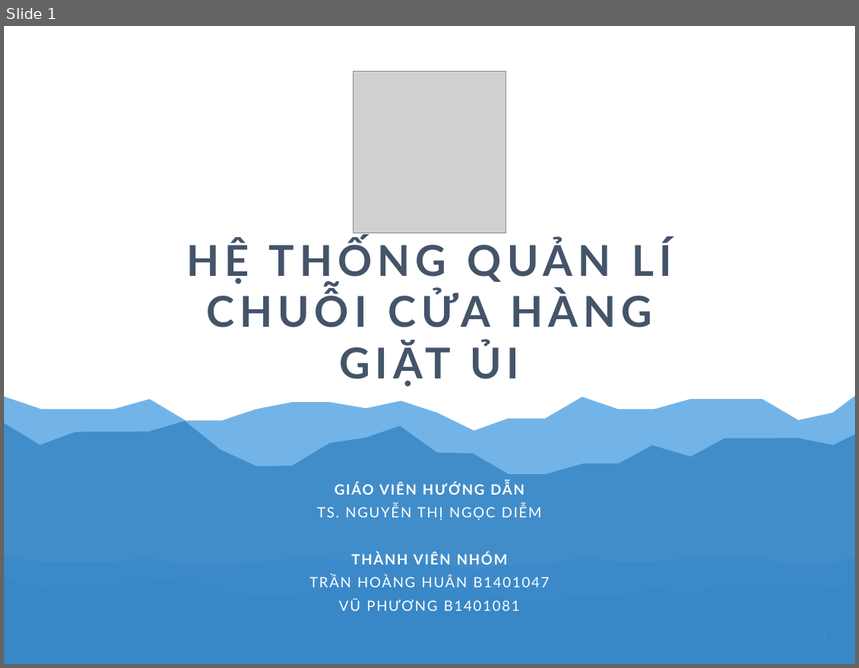
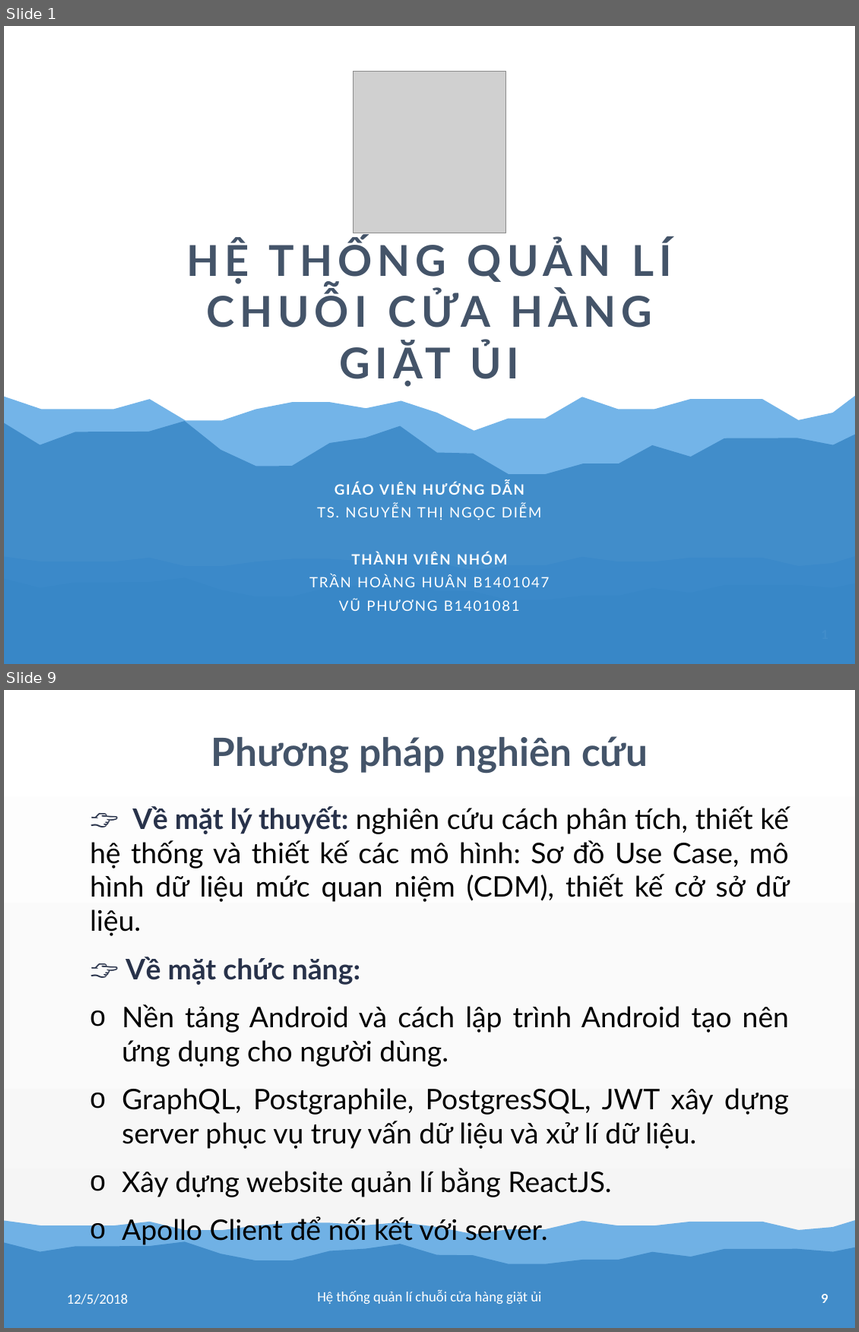
Before and after one commit to tranhoanghuan/Lu-n-v-n, a slide deck: baoCao/bao_cao.pptx. Shown one above the other, each under a label of ours: slide 1 before the commit, slides 1 and 9 after it; the slides between them are not shown. The pictures are 859x668 and 859x1332 pixels, drawn with LibreOffice and Linux fonts; fonts in the diff are those of the drawing; grey boxes stand for pictures. Boxes give left, top, right and bottom in pixels: in the first picture for what was removed or moved away, otherwise in the second. Text is boxed around its words. In the diff, an @@ line names an element or a change of style, - is before the commit and + after.

```diff
--- a/baoCao/bao_cao.pptx
+++ b/baoCao/bao_cao.pptx
@@ slide 9 added at [4, 690, 855, 1328], background gradient #FFFFFF to #FBFBFB to #F2F2F2; not listed: 2 template elements that a slide beside it also shows @@
@@ text added at [211, 736, 648, 774], 66 pt, text #445469, bold @@
+Phương pháp nghiên cứu
@@ text added at [90, 806, 790, 1198], 48 pt, text #000000 @@
+      👉 Về mặt lý thuyết: nghiên cứu cách phân tích, thiết kế hệ thống và thiết kế các mô hình: Sơ đồ Use Case, mô hình dữ liệu mức quan niệm (CDM), thiết kế cở sở dữ liệu.
+      👉 Về mặt chức năng:
+      o Nền tảng Android và cách lập trình Android tạo nên ứng dụng cho người dùng.
+      o GraphQL, Postgraphile, PostgresSQL, JWT xây dựng server phục vụ truy vấn dữ liệu và xử lí dữ liệu.
+      o Xây dựng website quản lí bằng ReactJS.
+      o Apollo Client để nối kết với server.
@@ text added at [67, 1294, 129, 1305], 24 pt, text #FFFFFF @@
+12/5/2018
@@ text added at [317, 1290, 541, 1304], 24 pt, text #FFFFFF @@
+Hệ thống quản lí chuỗi cửa hàng giặt ủi
@@ page number added at [822, 1294, 829, 1303], 21 pt, text #FFFFFF, bold @@
+9
```
Also in this commit, not shown: 16 slides changed, 5 other slides added.
